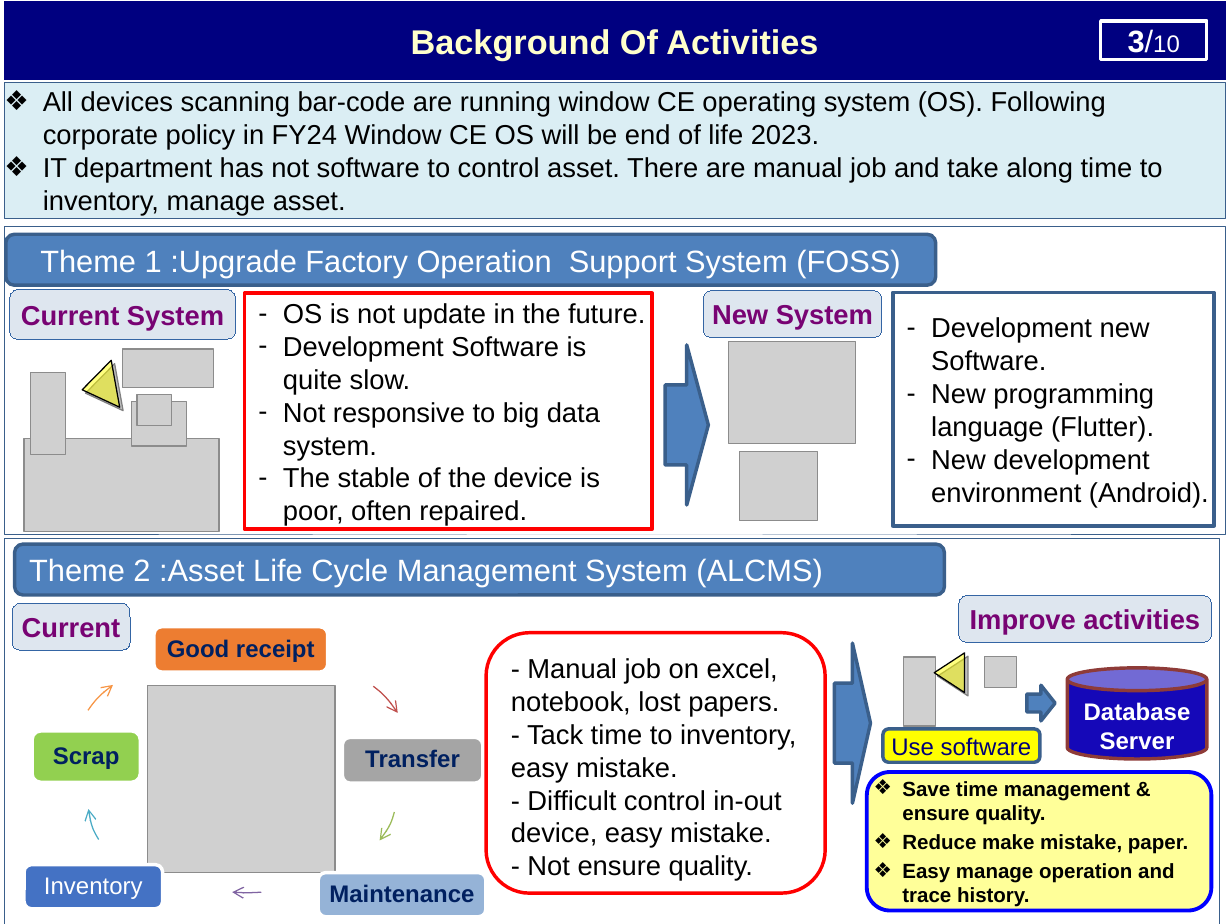
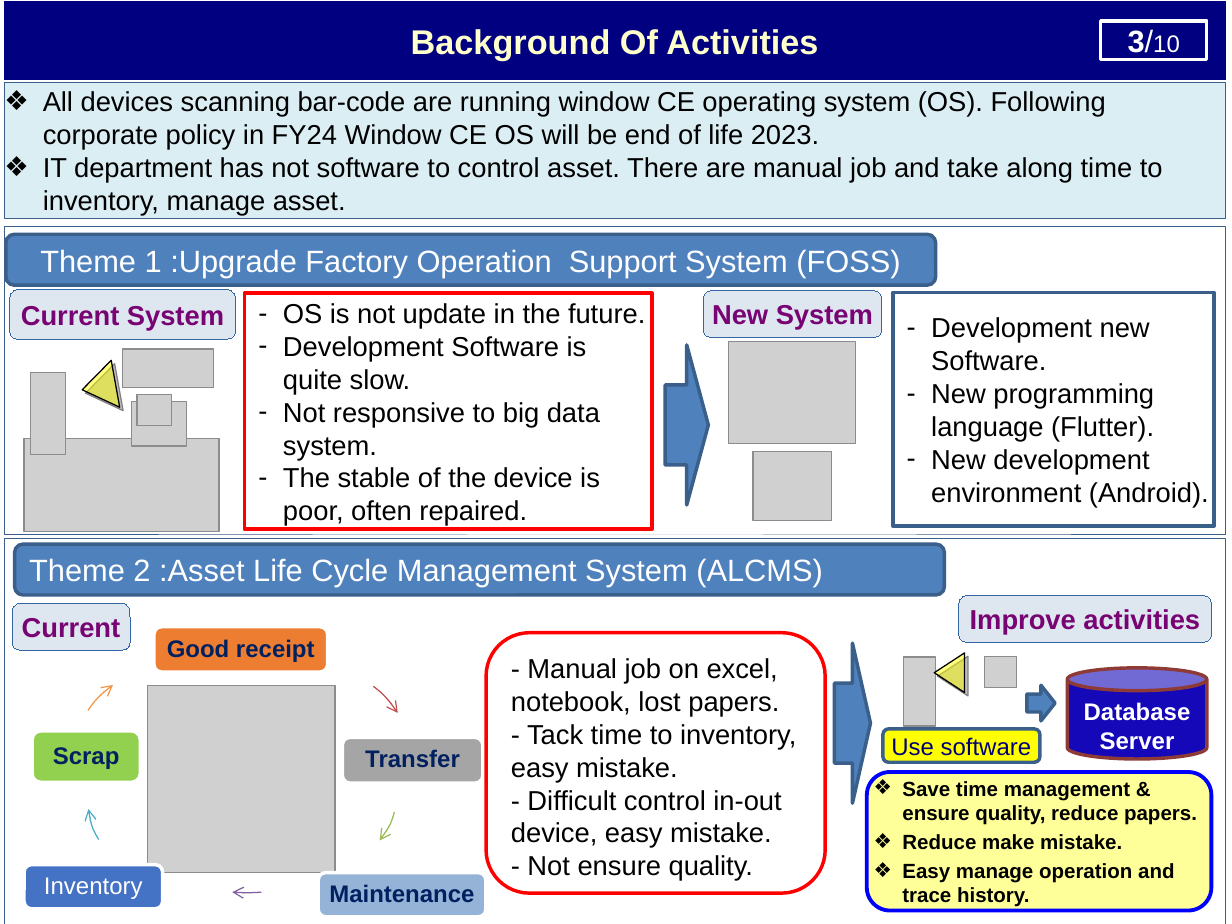
Before and after one commit to thietbicongnghevietnam/ReportPSNV, a slide deck: slide 4 of Report_test.pptx. Drawn at 1232x924 pixels with LibreOffice and Linux fonts; fonts in the diff are those of the drawing; grey boxes stand for pictures. Boxes give left, top, right and bottom in pixels: in the first picture for what was removed or moved away, otherwise in the second. Text is boxed around its words. In the diff, an @@ line names an element or a change of style, - is before the commit and + after.

```diff
--- a/Report_test.pptx
+++ b/Report_test.pptx
@@ picture moved from (x1=739, y1=452, x2=818, y2=521) to (x1=753, y1=452, x2=832, y2=521) @@
@@ rectangle resized from (x1=4, y1=538, x2=1220, y2=924) to (x1=4, y1=538, x2=1225, y2=924) @@
@@ text in rounded rectangle at (x1=902, y1=781, x2=1197, y2=850): text changed @@
-❖ Save time management & ensure quality.
-❖ Reduce make mistake, paper.
+❖ Save time management & ensure quality, reduce papers.
+❖ Reduce make mistake.
```
Also in this commit, not shown: 6 other slides changed.
